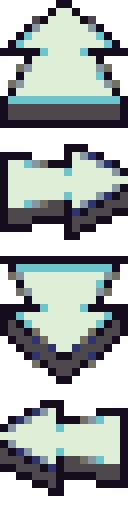
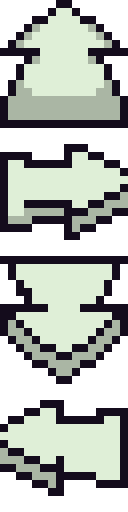
Layered file, before and after one edit (w=128, h=512). Changes by layer:
added layer "Layer 1" above "Layer 3" over <box>0,16,128,488</box>
added layer "Layer 3" above "Layer 0" over <box>0,16,128,488</box>
hid "Layer 0" over <box>0,16,128,488</box>
